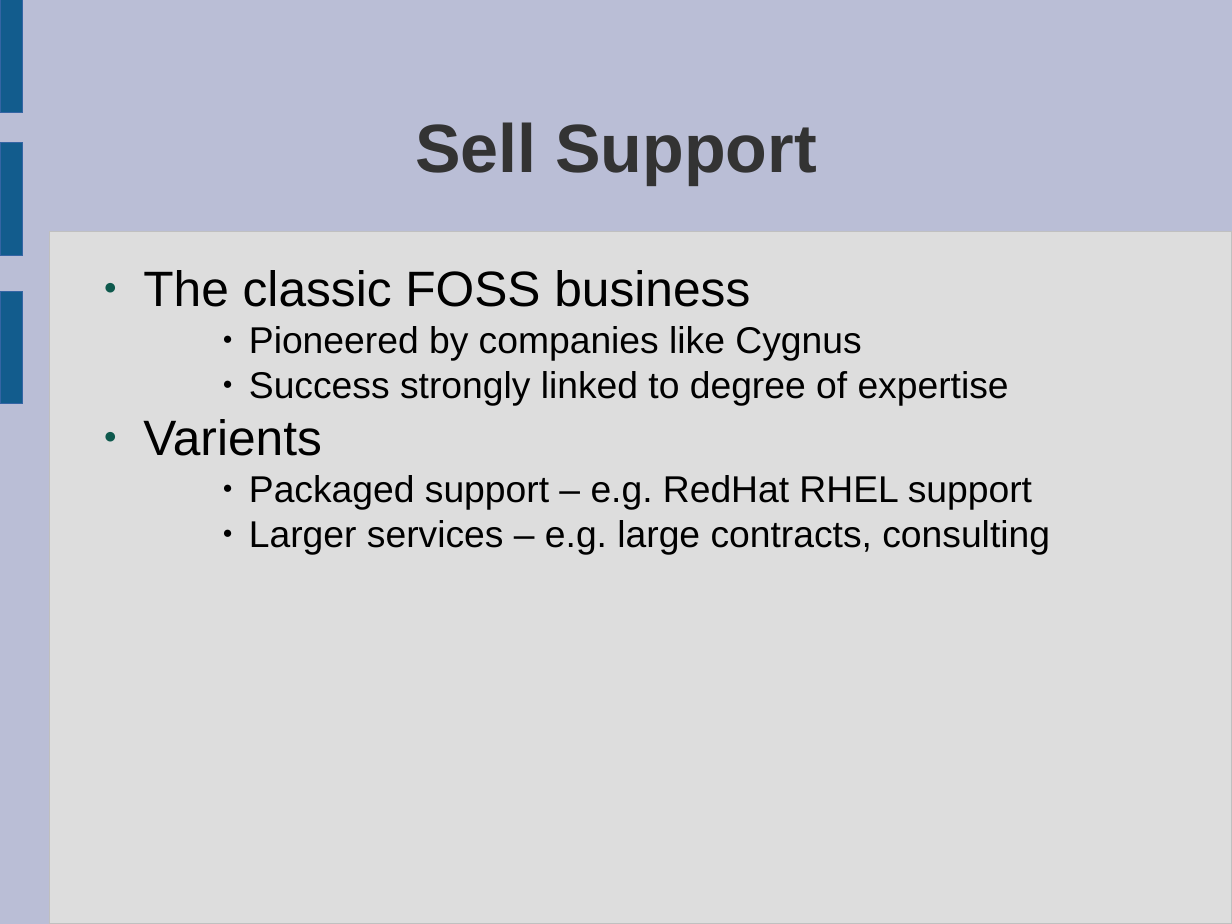
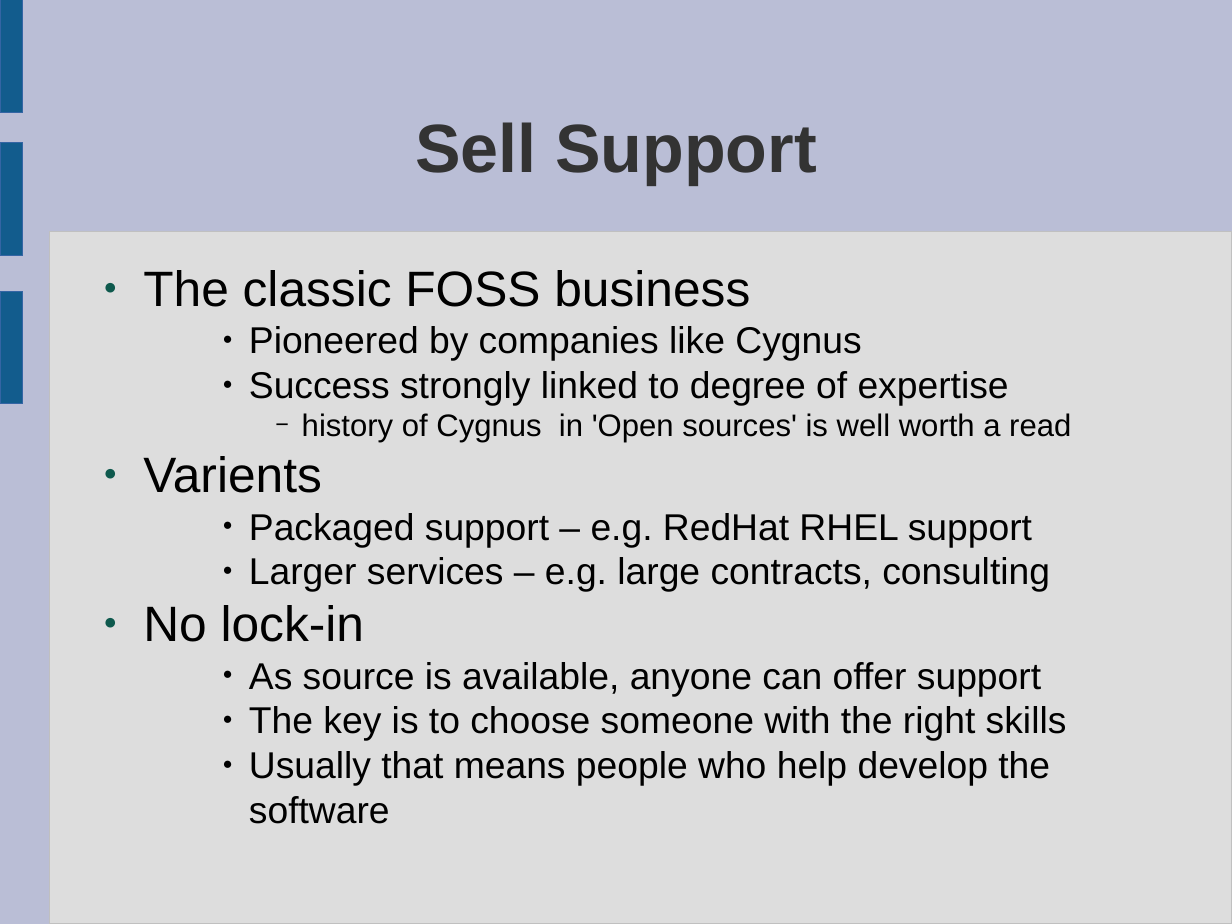
Before and after one commit to laurencesmart/comp8440, a slide deck: slide 6 of lectures/foss_business.odp. Drawn at 1232x924 pixels with LibreOffice and Linux fonts; fonts in the diff are those of the drawing. Boxes give left, top, right and bottom in pixels: in the first picture for what was removed or moved away, otherwise in the second. Text is boxed around its words. In the diff, an @@ line names an element or a change of style, - is before the commit and + after.

```diff
--- a/lectures/foss_business.odp
+++ b/lectures/foss_business.odp
@@ text at [302, 413, 1071, 443]: paragraph added @@
+      − history of Cygnus in 'Open sources' is well worth a read
@@ text at [143, 605, 1067, 824]: paragraphs added @@
+● No lock-in
+    ● As source is available, anyone can offer support
+    ● The key is to choose someone with the right skills
+    ● Usually that means people who help develop the software
```
Also in this commit, not shown: 5 other files.
